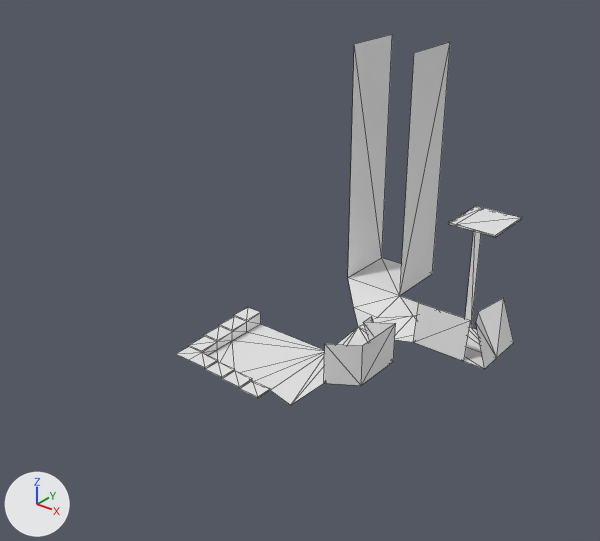
What one commit did to the OBJ model Zeldo/Content/Meshes/Demo.obj.
The view is the same before and after, from a camera (50 mm lens) standing at (48.1, -75.1, 49.3) and looking at (3.5, -19.4, 14.8). The lights are fixed; the arrows at lower left show +X, +Y and +Z. Mesh edges are drawn as thin lines. Where no turn or scale is listed for an object, it has been applied to the vertices.

Names of what the first picture shows: 'Demo'.
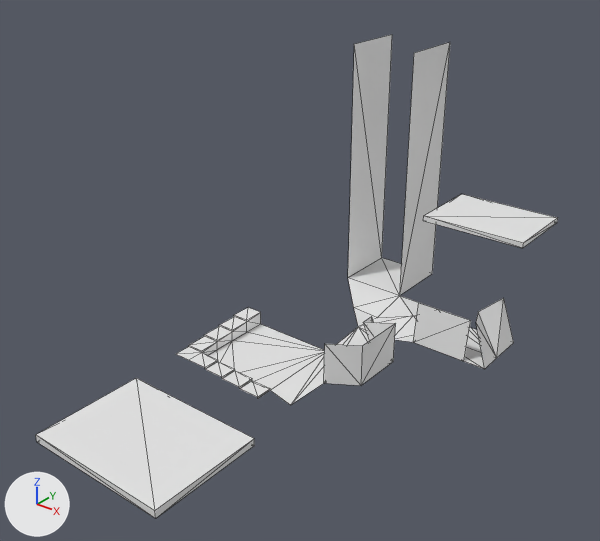
The change, as a list of edits to the scene's bpy script:
```text
Change me_demo:
    used by ob_demo; location = (0.0, 0.0, 0.0)
    remove me_demo.from_pydata(...)  # 96 vertices, 133 faces; spans x -12.0..16.3, y -22.0..13.0, z 0.0..31.0
    add me_demo.from_pydata(...)  # 100 vertices, 135 faces; spans x -12.0..18.4, y -51.3..13.0, z 0.0..31.0
    me_demo part 1: a new loose piece, a box spanning x 7.0..18.38, y -51.34..-42.73, z 15.42..16.0
    me_demo part 2
    8 vertices are removed from x 10.0..15.4, y -2.7..3.3, z 15.8..16.0
    22 faces are deleted
    4 vertices move from x 10.0..15.4, y -2.7..3.3, z 15.8 to x 7.0..18.4, y -2.7..5.6, z 15.4..16.0
    4 vertices are added at (7.0, 5.6, 15.4), (7.0, 5.6, 16.0), (18.4, 5.6, 16.0), (18.4, -2.7, 16.0)
    12 new faces join them
```

Changed parts and their boxes [x1, y1, x2, y2] in the pictures (600 x 541 px):
'Demo', reshaped (51% wider, 30% taller): before [177, 34, 522, 405]; after [36, 34, 558, 518]
part 1 of me_demo, added: after [36, 378, 254, 518]
part 2 of me_demo, cut back: before [448, 206, 522, 328]; after [423, 194, 558, 248]
